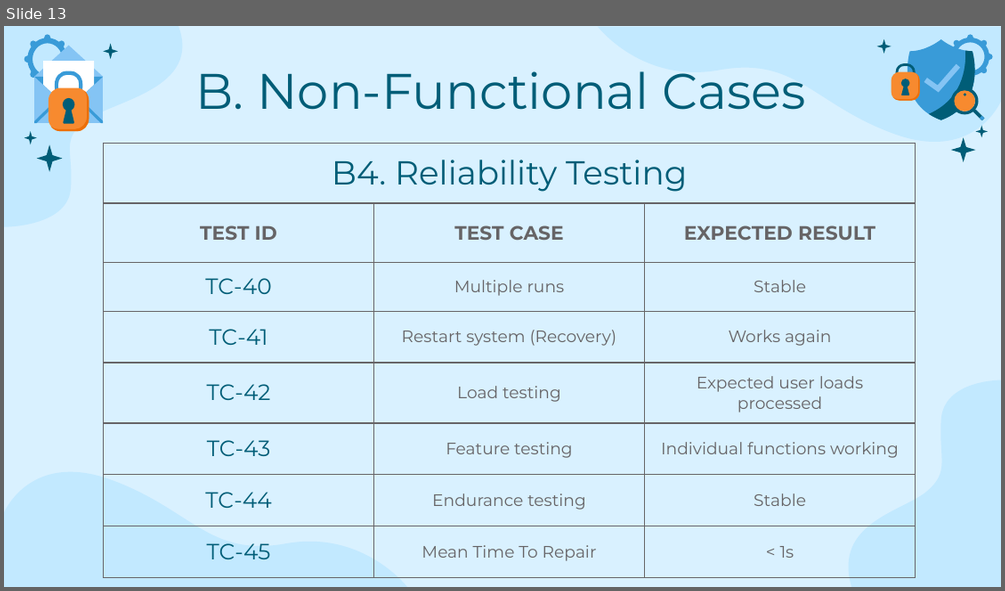
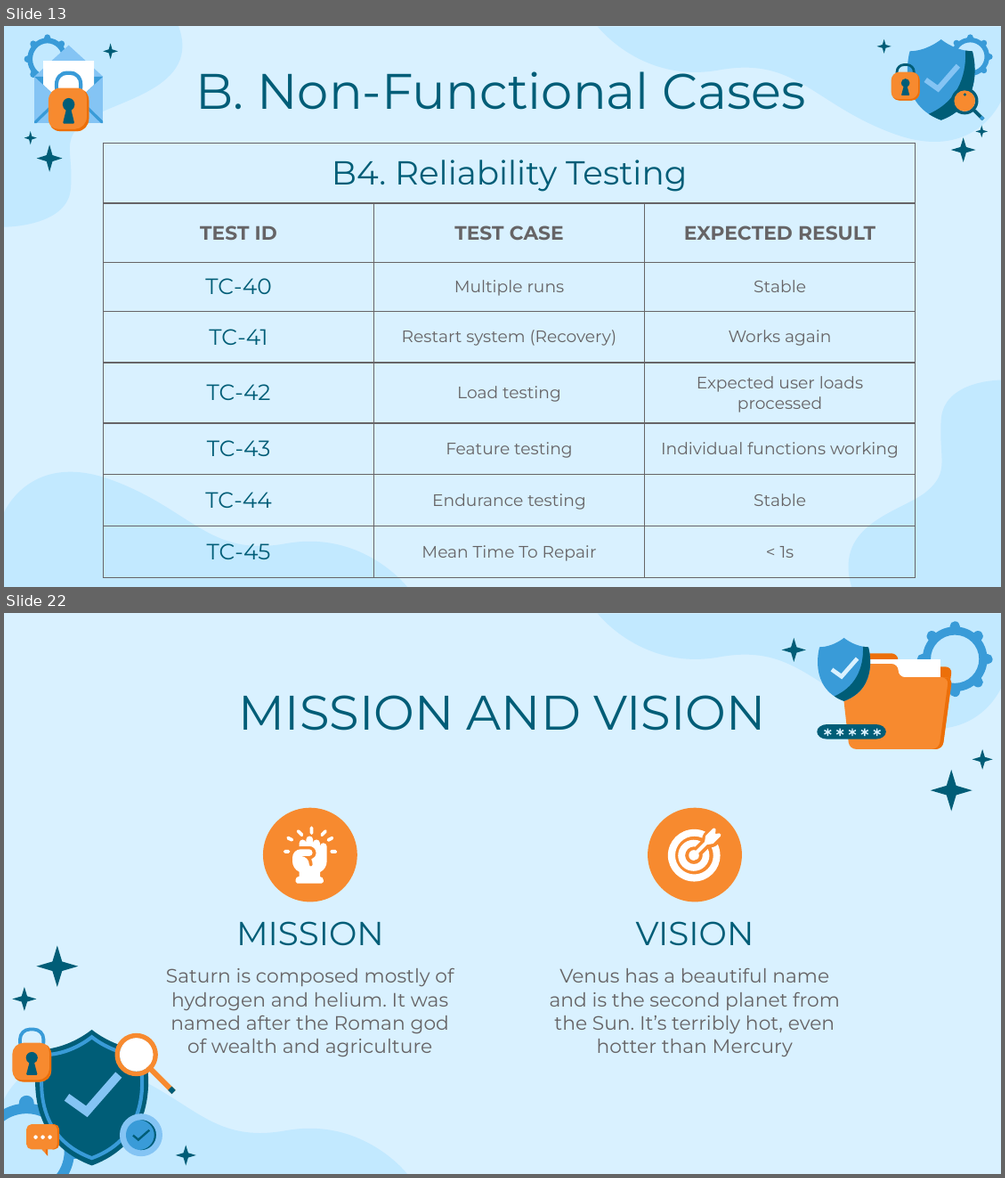
Before and after one commit to MiraPhilip12/Graduation_Project_ESLSCA, a slide deck: Milestone 5/Testing and Evaluation.pptx. Shown one above the other, each under a label of ours: slide 13 before the commit, slides 13 and 22 after it; the slides between them are not shown. The pictures are 1005x591 and 1005x1178 pixels, drawn with LibreOffice and Linux fonts; fonts in the diff are those of the drawing. Boxes give left, top, right and bottom in pixels: in the first picture for what was removed or moved away, otherwise in the second. Text is boxed around its words. In the diff, an @@ line names an element or a change of style, - is before the commit and + after.

```diff
--- a/Milestone 5/Testing and Evaluation.pptx
+++ b/Milestone 5/Testing and Evaluation.pptx
@@ slide 22 added at [4, 613, 1001, 1174], background #D9F1FF; not listed: 2 template elements that a slide beside it also shows @@
@@ title added at [239, 695, 766, 730], 35 pt, text #005D77 @@
+MISSION AND VISION
@@ group added at [782, 621, 993, 811]: 18 freeform shapes @@
@@ ellipse added at [263, 807, 356, 901], fill #F78A2F @@
@@ ellipse added at [648, 807, 742, 901], fill #F78A2F @@
@@ group added at [283, 827, 337, 884]: 8 freeform shapes @@
@@ freeform shape added at [668, 829, 720, 881], fill #FFFFFF @@
@@ freeform shape added at [678, 839, 709, 870], fill #FFFFFF @@
@@ freeform shape added at [688, 828, 721, 860], fill #FFFFFF @@
@@ title added at [236, 921, 384, 946], 24 pt, text #005D77 @@
+MISSION
@@ title added at [636, 921, 754, 946], 24 pt, text #005D77 @@
+VISION
@@ subtitle added at [166, 968, 453, 1057], 14 pt, text #666466 @@
+Saturn is composed mostly of hydrogen and helium. It was named after the Roman god of wealth and agriculture
@@ subtitle added at [550, 968, 840, 1057], 14 pt, text #666466 @@
+Venus has a beautiful name and is the second planet from the Sun. It’s terribly hot, even hotter than Mercury
@@ group added at [4, 945, 196, 1174]: 25 freeform shapes @@
```
Also in this commit, not shown: 1 slide changed, 20 other slides added, 1 slide removed, 3 other files.
